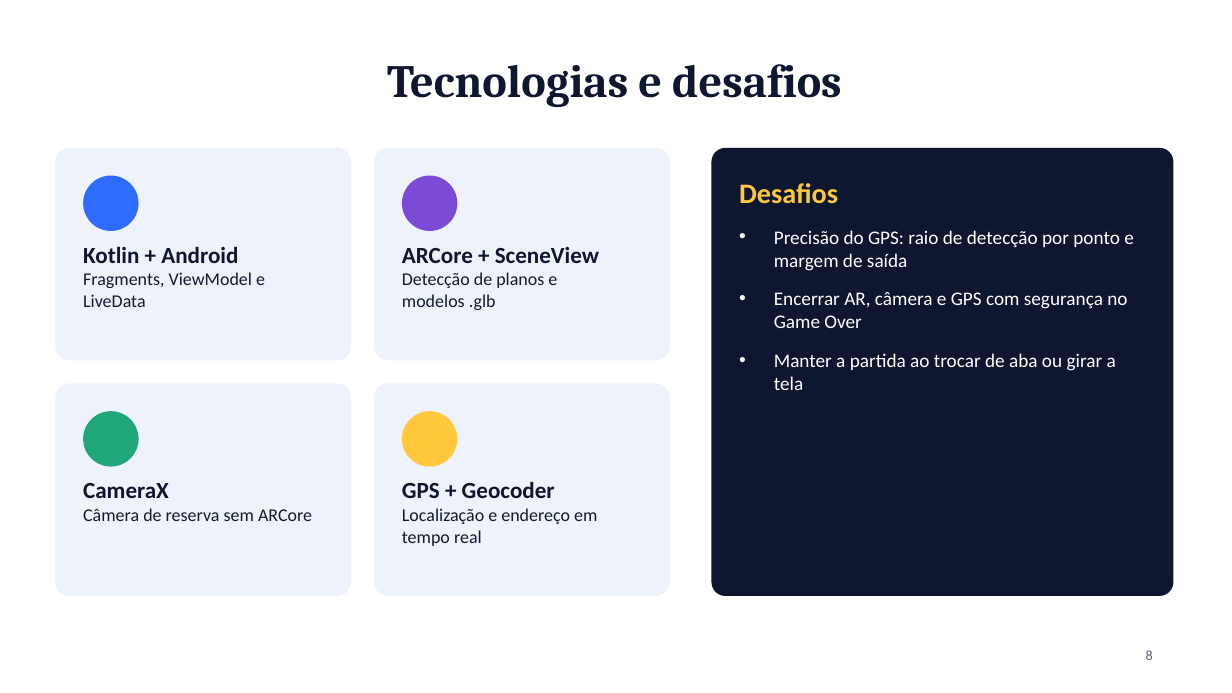
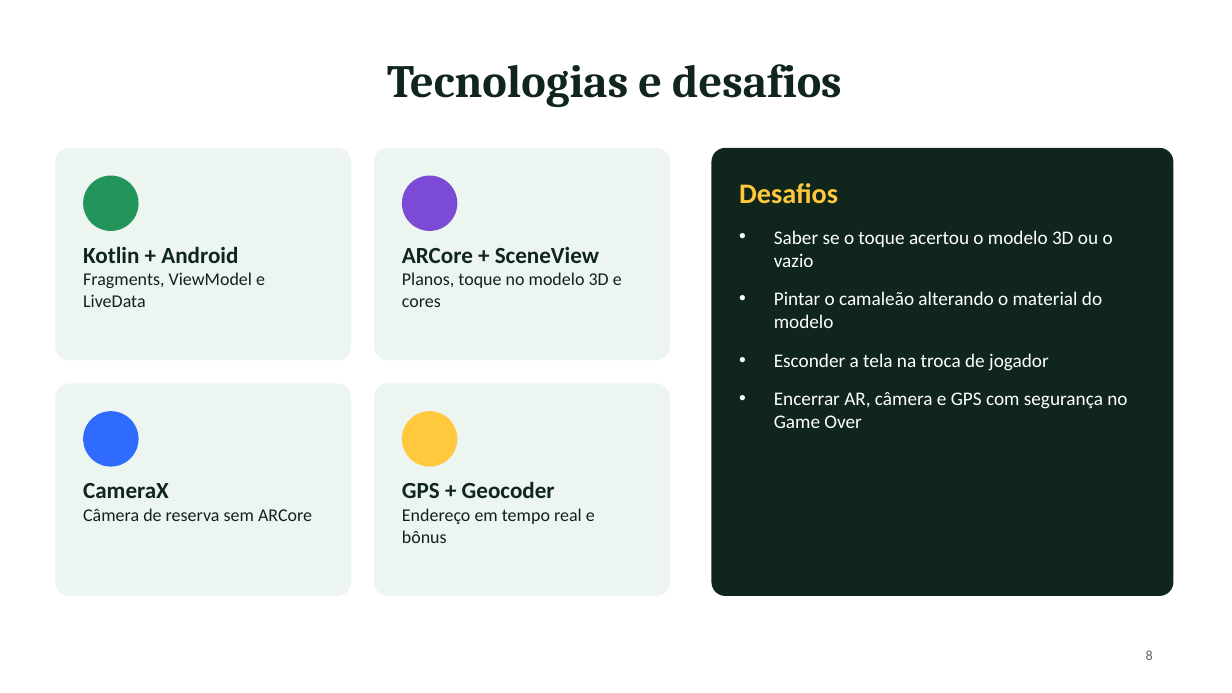
Before and after one commit to MuriloNephi/AndroidAppTemplateAR, a slide deck: slide 8 of ENTREGAS/apresentacao-jogo-ar.pptx. Drawn at 1232x693 pixels with LibreOffice and Linux fonts; fonts in the diff are those of the drawing. Boxes give left, top, right and bottom in pixels: in the first picture for what was removed or moved away, otherwise in the second. Text is boxed around its words. In the diff, an @@ line names an element or a change of style, - is before the commit and + after.

```diff
--- a/ENTREGAS/apresentacao-jogo-ar.pptx
+++ b/ENTREGAS/apresentacao-jogo-ar.pptx
@@ title "Tecnologias e desafios" at (x1=387, y1=64, x2=842, y2=107): text colour #0E1630 to #10261C @@
@@ rounded rectangle at (x1=712, y1=148, x2=1174, y2=596): fill #0E1630 to #10261C @@
@@ ellipse at (x1=83, y1=176, x2=139, y2=231): fill #2F6BFF to #23955A @@
@@ text at (x1=774, y1=230, x2=1113, y2=371): text changed @@
-• Precisão do GPS: raio de detecção por ponto e margem de saída
+• Saber se o toque acertou o modelo 3D ou o vazio
+• Pintar o camaleão alterando o material do modelo
+• Esconder a tela na troca de jogador
@@ text "Kotlin + Android" at (x1=83, y1=246, x2=265, y2=307): text colour #0E1630 to #10261C in "Kotlin + Android"; text colour #141A2E to #14201A in "Fragments, ViewModel e LiveData" @@
@@ text at (x1=402, y1=247, x2=599, y2=263): text colour #0E1630 to #10261C in "ARCore + SceneView" @@
@@ text at (x1=402, y1=272, x2=622, y2=307): text changed; text colour #141A2E to #14201A @@
-Detecção de planos e modelos .glb
+Planos, toque no modelo 3D e cores
@@ text at (x1=774, y1=353, x2=1116, y2=390): paragraph removed @@
-• Manter a partida ao trocar de aba ou girar a tela
@@ fill #EEF2FA to #EDF5F0 in 4 elements at (x1=55, y1=148, x2=351, y2=360), (x1=374, y1=148, x2=670, y2=360), (x1=55, y1=384, x2=351, y2=596), (x1=374, y1=384, x2=670, y2=596) @@
@@ ellipse at (x1=83, y1=411, x2=139, y2=467): fill #1FA67A to #2F6BFF @@
@@ text "CameraX" at (x1=83, y1=483, x2=312, y2=521): text colour #0E1630 to #10261C in "CameraX"; text colour #141A2E to #14201A in "Câmera de reserva sem ARCore" @@
@@ text at (x1=402, y1=508, x2=595, y2=543): text changed; text colour #141A2E to #14201A @@
-Localização e endereço em tempo real
+Endereço em tempo real e bônus
@@ text at (x1=402, y1=481, x2=555, y2=498): text colour #0E1630 to #10261C in "GPS + Geocoder" @@
@@ page number at (x1=1146, y1=650, x2=1153, y2=660): text colour #5B6478 to #5B6B62 @@
```
Also in this commit, not shown: 6 other slides changed, 1 slide added, 1 slide removed, 1 other file.
